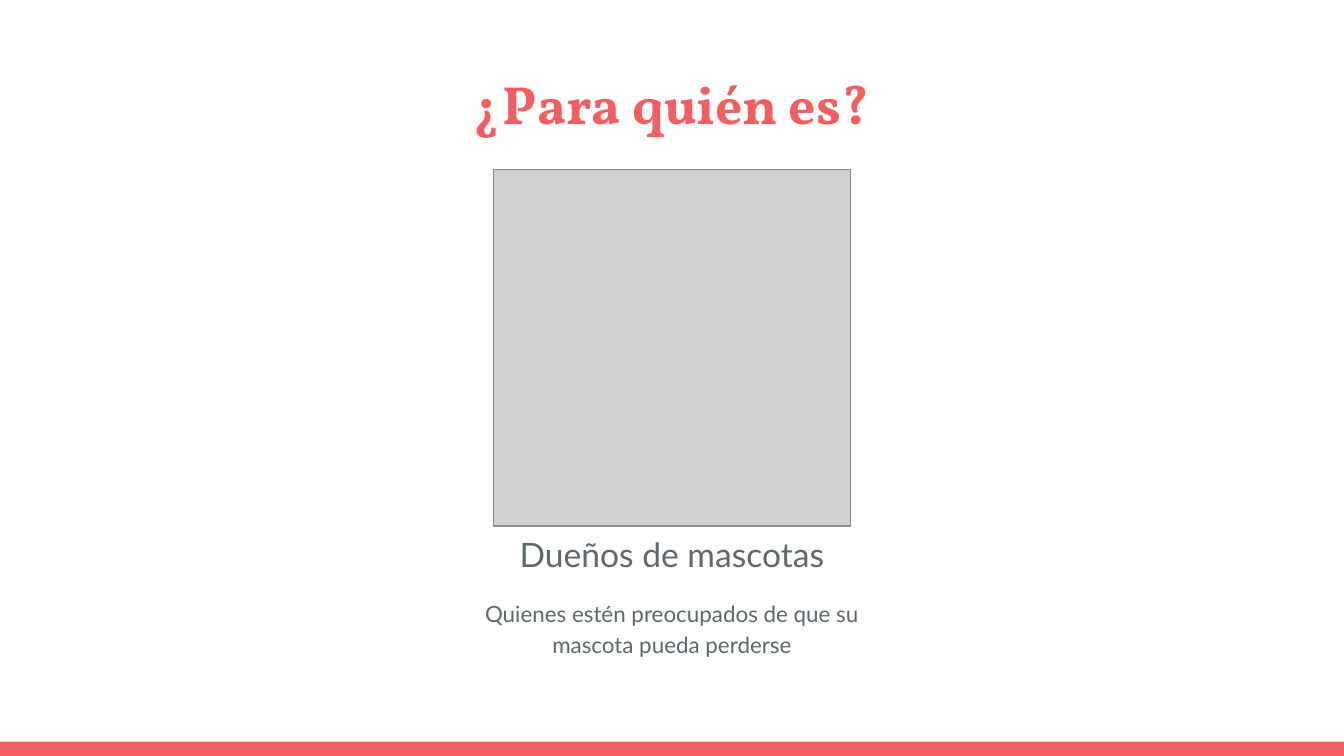
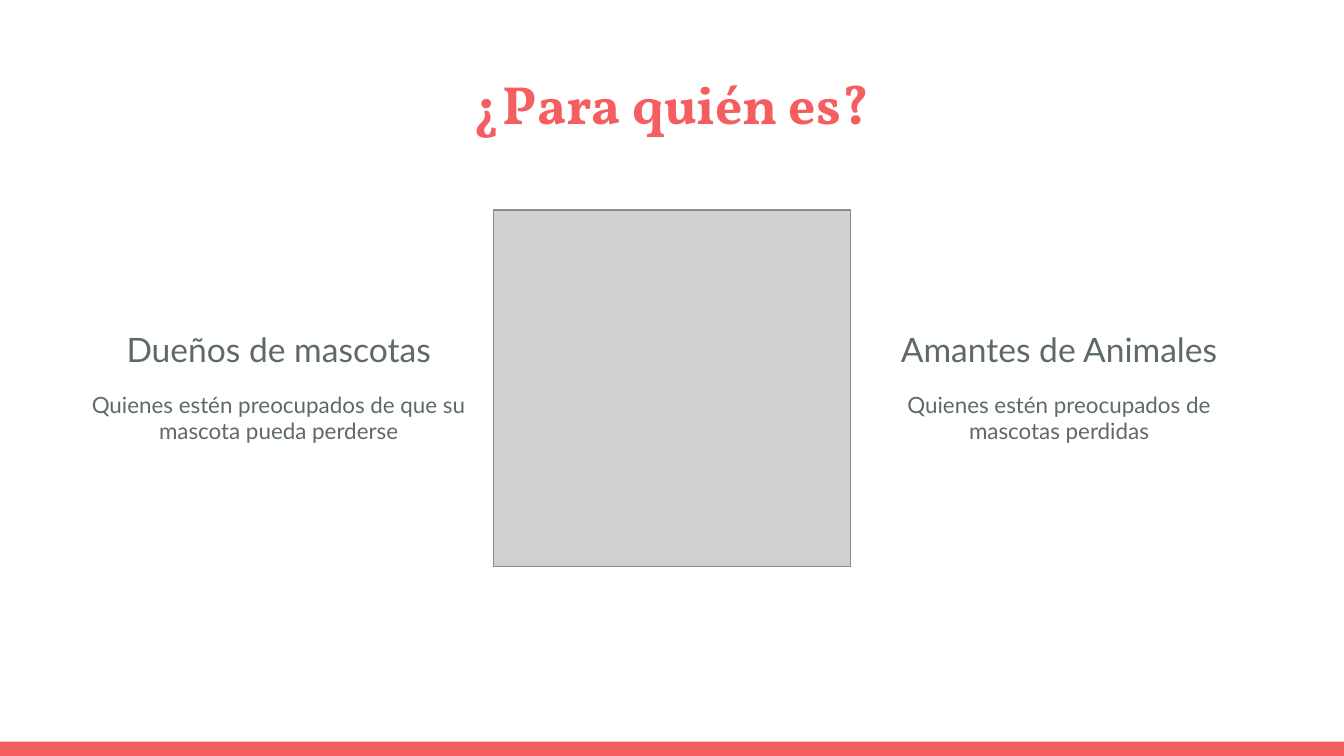
Before and after one commit to feigonzalez/safepet, a slide deck: slide 5 of Fase 1/Evidencias Grupales/Presentacion Proyecto.pptx (slide 3 before the commit). Drawn at 1344x756 pixels with LibreOffice and Linux fonts; fonts in the diff are those of the drawing; grey boxes stand for pictures. Boxes give left, top, right and bottom in pixels: in the first picture for what was removed or moved away, otherwise in the second. Text is boxed around its words. In the diff, an @@ line names an element or a change of style, - is before the commit and + after.

```diff
--- a/Fase 1/Evidencias Grupales/Presentacion Proyecto.pptx
+++ b/Fase 1/Evidencias Grupales/Presentacion Proyecto.pptx
@@ picture: place and size @@
-picture at <box>493,169,849,526</box>
+picture at <box>493,210,849,566</box>
@@ text "Dueños de mascotas": place and size @@
-text "Dueños de mascotas" at <box>485,542,858,657</box>
+text "Dueños de mascotas" at <box>92,337,465,443</box>
@@ text "Dueños de mascotas" at <box>92,337,465,443</box>: line spacing 1.15 to 0.95; vertical alignment bottom to middle @@
@@ text added at <box>901,337,1217,443</box>, 12 pt, text #5E696C @@
+Amantes de Animales
+Quienes estén preocupados de mascotas perdidas
```
Also in this commit, not shown: 2 other slides changed, 3 slides added.
